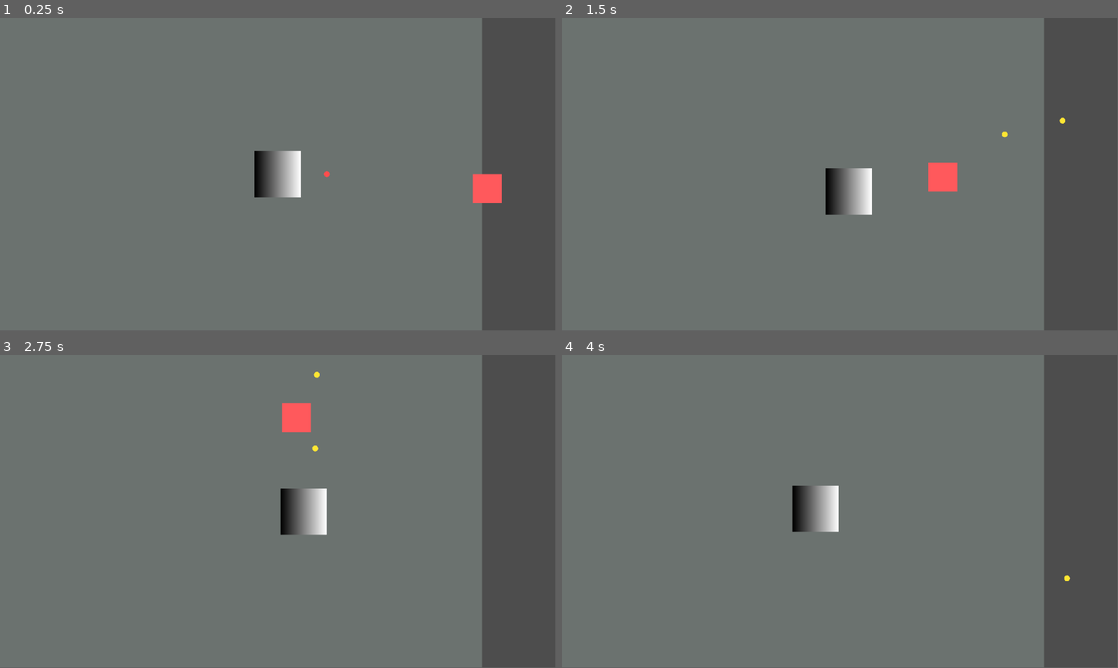
Above: before the commit, frames 1-4 (two rows, left to right).
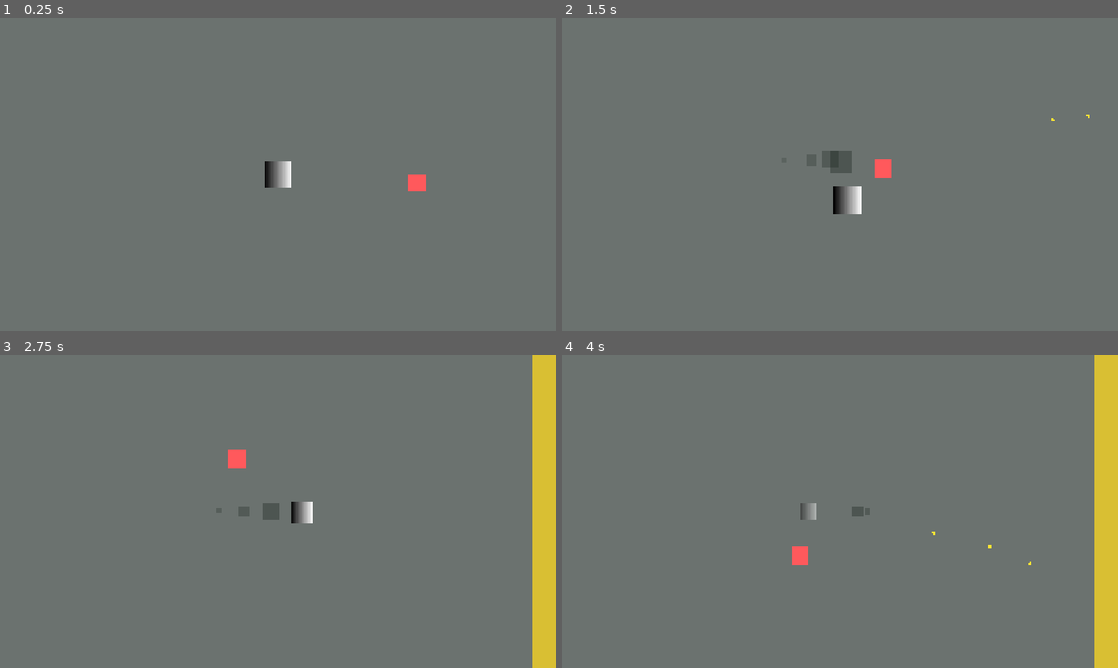
Above: after the commit, the same moments.

Repository: Kutsarskiy/oops-another-tramp
Game: Godot game, scene res://scenes/game.tscn
Two runs of this game, one before a commit and one after it. Both use one fixed random seed, a clock stepped at 60 frames per second and the inputs below.
Inputs (mouse positions are in pixels of both pictures, inside the frame that each line leads up to):
- Up to frame 1 (0.25 s): no input
- Up to frame 2 (1.5 s): move the mouse to (962, 158) at 0.52 s; press the mouse at (962, 158) at 0.53 s; hold Right (ui_right) 0.53-1.28 s; right-click (962, 158) at 0.8 s; move the mouse to (728, 190) at 1.27 s; release the mouse at (728, 190) at 1.28 s; hold Down (ui_down) from 1.28 s (still down); right-click (728, 190) at 1.35 s
- Up to frame 3 (2.75 s): click (166, 527) at 1.55 s; move the mouse to (333, 442) at 2.02 s; release Down (ui_down) at 2.03 s; press the mouse at (333, 442) at 2.03 s; hold Right (ui_right) from 2.03 s (still down); right-click (333, 442) at 2.3 s
- Up to frame 4 (4 s): move the mouse to (812, 574) at 2.77 s; release Right (ui_right) at 2.78 s; release the mouse at (812, 574) at 2.78 s; hold Up (ui_up) 2.78-3.53 s; right-click (812, 574) at 2.85 s; click (812, 574) at 3.05 s; move the mouse to (1006, 558) at 3.52 s; press the mouse at (1006, 558) at 3.53 s; hold Left (ui_left) from 3.53 s (still down); right-click (1006, 558) at 3.8 s
In our replay, the window is 799x449 before the commit and 800x450 after it. These sizes can differ from the game's own. Grey fills any space a smaller window leaves; there, only what the larger window draws over its background counts as a difference.

The runs differ from the first frame. In frame 1, 14% of the frame differs, in the area x 45-100%, y 0-100%; in frame 2, 15%; in frame 3, 15%, in the area x 41-100%, y 0-100%; in frame 4, 15%.

Commit message:
Добавил рывок и изменил механику здоровья

Diff:
--- a/project.godot
+++ b/project.godot
@@ -8,12 +8,23 @@
 
 config_version=5
 
+[animation]
+
+compatibility/default_parent_skeleton_in_mesh_instance_3d=true
+
 [application]
 
 config/name="Oops, Another Trump"
 run/main_scene="uid://r5mom464fe8l"
-config/features=PackedStringArray("4.5", "GL Compatibility")
+config/features=PackedStringArray("4.6", "GL Compatibility")
 config/icon="res://icon.svg"
+
+[display]
+
+window/size/viewport_width=1920
+window/size/viewport_height=1080
+window/size/mode=3
+window/stretch/mode="canvas_items"
 
 [input]
 
@@ -54,6 +65,16 @@
 "events": [Object(InputEventMouseButton,"resource_local_to_scene":false,"resource_name":"","device":-1,"window_id":0,"a …(258 unchanged characters)…
 ]
 }
+debug_lose_form={
+"deadzone": 0.2,
+"events": [Object(InputEventKey,"resource_local_to_scene":false,"resource_name":"","device":-1,"window_id":0,"alt_pressed":false,"shift_pressed":false,"ctrl_pressed":false,"meta_pressed":false,"pressed":false,"keycode":0,"physical_keycode":72,"key_label":0,"unicode":104,"location":0,"echo":false,"script":null)
+]
+}
+dash={
+"deadzone": 0.2,
+"events": [Object(InputEventMouseButton,"resource_local_to_scene":false,"resource_name":"","device":-1,"window_id":0,"alt_pressed":false,"shift_pressed":false,"ctrl_pressed":false,"meta_pressed":false,"button_mask":2,"position":Vector2(281, 8),"global_position":Vector2(290, 56),"factor":1.0,"button_index":2,"canceled":false,"pressed":true,"double_click":false,"script":null)
+]
+}
 
 [rendering]
 
--- a/scenes/game.tscn
+++ b/scenes/game.tscn
@@ -12,53 +12,58 @@
 [sub_resource type="RectangleShape2D" id="RectangleShape2D_yqjtg"]
 size = Vector2(64, 64)
 
-[node name="Game" type="Node2D"]
+[node name="Game" type="Node2D" unique_id=348633524]
 
-[node name="Player" type="CharacterBody2D" parent="." groups=["player"]]
+[node name="Player" type="CharacterBody2D" parent="." unique_id=1068410430 groups=["player"]]
 collision_layer = 2
 script = ExtResource("1_uwrxv")
 
-[node name="Sprite2D" type="Sprite2D" parent="Player"]
+[node name="Sprite2D" type="Sprite2D" parent="Player" unique_id=460823269]
 texture = SubResource("GradientTexture2D_uwrxv")
 
-[node name="CollisionShape2D" type="CollisionShape2D" parent="Player"]
+[node name="CollisionShape2D" type="CollisionShape2D" parent="Player" unique_id=90433180]
 shape = SubResource("RectangleShape2D_yqjtg")
 
-[node name="Camera2D" type="Camera2D" parent="Player"]
+[node name="Camera2D" type="Camera2D" parent="Player" unique_id=1840671782]
 zoom = Vector2(1.5, 1.5)
 position_smoothing_enabled = true
 rotation_smoothing_enabled = true
 
-[node name="Muzzle" type="Marker2D" parent="Player"]
+[node name="Muzzle" type="Marker2D" parent="Player" unique_id=1660981308]
 position = Vector2(16, 0)
 
-[node name="Walls" type="Node2D" parent="."]
+[node name="Walls" type="Node2D" parent="." unique_id=1646541533]
 
-[node name="WallTop" parent="Walls" instance=ExtResource("2_yqjtg")]
+[node name="WallTop" parent="Walls" unique_id=2110850654 instance=ExtResource("2_yqjtg")]
 position = Vector2(0, -1040)
 wall_size = Vector2(2160, 80)
 
-[node name="WallBottom" parent="Walls" instance=ExtResource("2_yqjtg")]
+[node name="WallBottom" parent="Walls" unique_id=1124425469 instance=ExtResource("2_yqjtg")]
 position = Vector2(0, 1040)
 wall_size = Vector2(2160, 80)
 
-[node name="WallLeft" parent="Walls" instance=ExtResource("2_yqjtg")]
+[node name="WallLeft" parent="Walls" unique_id=983406441 instance=ExtResource("2_yqjtg")]
 position = Vector2(-1040, 0)
 wall_size = Vector2(80, 2160)
 
-[node name="WallRight" parent="Walls" instance=ExtResource("2_yqjtg")]
+[node name="WallRight" parent="Walls" unique_id=1240511328 instance=ExtResource("2_yqjtg")]
 position = Vector2(1040, 0)
 wall_size = Vector2(80, 2160)
 
-[node name="Background" type="CanvasLayer" parent="."]
+[node name="Background" type="CanvasLayer" parent="." unique_id=514097501]
 layer = -10
 
-[node name="ColorRect" type="ColorRect" parent="Background"]
-offset_left = -1000.0
-offset_top = -1000.0
-offset_right = 1000.0
-offset_bottom = 1000.0
+[node name="ColorRect" type="ColorRect" parent="Background" unique_id=1684155622]
+anchors_preset = 15
+anchor_right = 1.0
+anchor_bottom = 1.0
+offset_left = -2000.0
+offset_top = -2000.0
+offset_right = 80.0
+offset_bottom = 920.0
+grow_horizontal = 2
+grow_vertical = 2
 color = Color(0.42133397, 0.44611454, 0.43636146, 1)
 
-[node name="Minion" parent="." instance=ExtResource("3_lnu2h")]
+[node name="Minion" parent="." unique_id=1783753798 instance=ExtResource("3_lnu2h")]
 position = Vector2(300, 0)
--- a/scenes/minion.gd
+++ b/scenes/minion.gd
@@ -1,8 +1,9 @@
 extends CharacterBody2D
 
-@export var move_speed: float = 120.0
-@export var fire_rate: float = 1.0        # выстрелов в секунду
-@export var keep_distance: float = 260.0  # держим дистанцию
+@export var move_speed: float = 90.0
+@export var fire_rate: float = 0.5          # 0.5 = один выстрел в две секунды
+@export var start_shoot_delay: float = 1.5  # задержка перед первым выстрелом
+@export var keep_distance: float = 420.0    # дистанция, на которой миньон останавливается
 @export var max_hp: int = 3
 
 @onready var muzzle: Marker2D = $Muzzle
@@ -16,6 +17,7 @@
 	hp = max_hp
 	add_to_group("enemy")
 	_player = get_tree().get_first_node_in_group("player") as Node2D
+	_shoot_cd = start_shoot_delay
 
 func _physics_process(delta: float) -> void:
 	if not is_instance_valid(_player):
--- a/scenes/player.gd
+++ b/scenes/player.gd
@@ -1,50 +1,361 @@
 extends CharacterBody2D
 
+# --- Базовые параметры ---
 @export var move_speed: float = 200.0
 @export var fire_rate: float = 10.0 # выстрелов в секунду
 
+# --- Трамп-формы ---
+# scale — размер активного Трампа
+# speed — скорость активного Трампа
+var trump_forms: Array[Dictionary] = [
+	{"scale": 1.0, "speed": 200.0},
+	{"scale": 0.8, "speed": 220.0},
+	{"scale": 0.6, "speed": 240.0},
+	{"scale": 0.4, "speed": 260.0},
+	{"scale": 0.2, "speed": 290.0}
+]
+
+var current_form_index: int = 0
+
+# --- Урон / неуязвимость ---
+@export var after_hit_invulnerability: float = 0.8
+
+var _invulnerability_left: float = 0.0
+var _blink_timer: float = 0.0
+var _is_game_over: bool = false
+
+# --- Рывок ---
+@export var dash_speed: float = 600.0
+@export var dash_duration: float = 0.2
+@export var dash_cooldown: float = 0.5
+@export var after_dash_shoot_lock: float = 0.5
+
+var _dash_time_left: float = 0.0
+var _dash_cooldown_left: float = 0.0
+var _dash_direction: Vector2 = Vector2.ZERO
+var _shoot_lock_left: float = 0.0
+
+# --- Хвост Трампов ---
+@export var ghost_spacing_frames: int = 8
+@export var ghost_follow_speed: float = 8.0
+@export var ghost_base_size: float = 64.0
+
+var _ghosts: Array[Polygon2D] = []
+var _position_history: Array[Vector2] = []
+
+# --- Стрельба ---
+@export var muzzle_distance: float = 36.0
+
+@onready var sprite: Sprite2D = $Sprite2D
+@onready var collision_shape: CollisionShape2D = $CollisionShape2D
 @onready var muzzle: Marker2D = $Muzzle
 
 var _shoot_cd: float = 0.0
-var BulletScene = preload("res://scenes/bullet.tscn")
+var BulletScene: PackedScene = preload("res://scenes/bullet.tscn")
+
+
+func _ready() -> void:
+	add_to_group("player")
+	z_index = 10
+
+	_apply_current_form()
+	_reset_tail_history()
+
+	# Важно: хвост создаём отложенно, когда сцена уже полностью собрана.
+	call_deferred("_create_trump_tail")
+
+	_debug_print_state("START")
+
 
 func _physics_process(delta: float) -> void:
-	# --- Movement (работает и на стрелках, и на WASD если ты добавил в Input Map) ---
-	var dir := Input.get_vector("ui_left", "ui_right", "ui_up", "ui_down")
-	velocity = dir * move_speed
+	if _is_game_over:
+		return
+
+	_handle_debug_input()
+	_update_invulnerability(delta)
+	_update_dash_timers(delta)
+
+	if InputMap.has_action("dash") and Input.is_action_just_pressed("dash"):
+		_try_start_dash()
+
+	# --- Movement / Dash ---
+	if _is_dashing():
+		velocity = _dash_direction * dash_speed
+	else:
+		var dir: Vector2 = Input.get_vector("ui_left", "ui_right", "ui_up", "ui_down")
+		velocity = dir * move_speed
+
 	move_and_slide()
 
+	# --- Хвост ---
+	_record_position()
+	_update_trump_tail(delta)
+
 	# --- Shooting ---
-	_shoot_cd = max(_shoot_cd - delta, 0.0)
-
-	if Input.is_action_pressed("shoot") and _shoot_cd <= 0.0:
+	_shoot_cd = maxf(_shoot_cd - delta, 0.0)
+
+	if not _is_dashing() and _shoot_lock_left <= 0.0 and Input.is_action_pressed("shoot") and _shoot_cd <= 0.0:
 		_shoot_cd = 1.0 / fire_rate
 		_shoot()
 
+
 func _shoot() -> void:
-	var b = BulletScene.instantiate()
-	b.setup_bullet(false) # пуля игрока (стены + враги)
-
-	b.global_position = muzzle.global_position
-
-	var v := get_global_mouse_position() - muzzle.global_position
-	if v.length_squared() < 0.0001:
-		v = Vector2.RIGHT
-
-	b.direction = v.normalized()
-
-	# добавляем пулю на уровень, а не внутрь Player
-	get_parent().add_child(b)
-
-@export var max_hp: int = 5
-var hp: int
-
-func _ready() -> void:
-	hp = max_hp
-	add_to_group("player")
-
-func take_damage(amount: int) -> void:
-	hp -= amount
-	print("Player HP:", hp)
-	if hp <= 0:
-		get_tree().reload_current_scene()
+	var shoot_vector: Vector2 = get_global_mouse_position() - global_position
+
+	if shoot_vector.length_squared() < 0.0001:
+		shoot_vector = Vector2.RIGHT
+
+	var shoot_direction: Vector2 = shoot_vector.normalized()
+	var current_scale: float = _get_current_scale()
+
+	var bullet = BulletScene.instantiate()
+	bullet.setup_bullet(false) # пуля игрока
+
+	bullet.global_position = global_position + shoot_direction * muzzle_distance * current_scale
+	bullet.direction = shoot_direction
+
+	get_parent().add_child(bullet)
+
+
+func take_damage(_amount: int) -> void:
+	if _is_game_over:
+		return
+
+	if _is_invulnerable():
+		return
+
+	# Важно: сначала блокируем следующий урон, потом меняем форму.
+	# Так несколько пуль в один момент не смогут снять сразу несколько Трампов.
+	_set_invulnerable(after_hit_invulnerability)
+	_lose_current_form()
+
+
+func _lose_current_form() -> void:
+	print("Trump form lost:", current_form_index + 1)
+
+	if current_form_index + 1 >= trump_forms.size():
+		_game_over()
+		return
+
+	var new_player_position: Vector2 = global_position
+
+	# Новая активная форма появляется на позиции первой копии из хвоста.
+	if _ghosts.size() > 0 and is_instance_valid(_ghosts[0]):
+		new_player_position = _ghosts[0].global_position
+
+	current_form_index += 1
+	global_position = new_player_position
+
+	_apply_current_form()
+	_rebuild_trump_tail()
+
+	_debug_print_state("FORM LOST")
+
+
+func _game_over() -> void:
+	_is_game_over = true
+	print("GAME OVER")
+
+	get_tree().reload_current_scene()
+
+
+func _apply_current_form() -> void:
+	var form: Dictionary = trump_forms[current_form_index]
+
+	var form_scale: float = float(form["scale"])
+	var form_speed: float = float(form["speed"])
+
+	move_speed = form_speed
+
+	sprite.scale = Vector2.ONE * form_scale
+	collision_shape.scale = Vector2.ONE * form_scale
+
+	muzzle.position = Vector2(muzzle_distance * form_scale, 0.0)
+
+	var c: Color = sprite.modulate
+	c.a = 1.0
+	sprite.modulate = c
+
+
+func _get_current_scale() -> float:
+	return float(trump_forms[current_form_index]["scale"])
+
+
+func _is_invulnerable() -> bool:
+	return _invulnerability_left > 0.0
+
+
+func _set_invulnerable(duration: float) -> void:
+	_invulnerability_left = maxf(_invulnerability_left, duration)
+	_blink_timer = 0.0
+
+
+func _update_invulnerability(delta: float) -> void:
+	if _invulnerability_left <= 0.0:
+		var normal_color: Color = sprite.modulate
+		normal_color.a = 1.0
+		sprite.modulate = normal_color
+		return
+
+	_invulnerability_left = maxf(_invulnerability_left - delta, 0.0)
+	_blink_timer += delta
+
+	var c: Color = sprite.modulate
+
+	if int(_blink_timer * 16.0) % 2 == 0:
+		c.a = 0.45
+	else:
+		c.a = 1.0
+
+	sprite.modulate = c
+
+
+func _update_dash_timers(delta: float) -> void:
+	if _dash_time_left > 0.0:
+		_dash_time_left = maxf(_dash_time_left - delta, 0.0)
+
+	if _dash_cooldown_left > 0.0:
+		_dash_cooldown_left = maxf(_dash_cooldown_left - delta, 0.0)
+
+	if _shoot_lock_left > 0.0:
+		_shoot_lock_left = maxf(_shoot_lock_left - delta, 0.0)
+
+
+func _try_start_dash() -> void:
+	if _is_dashing():
+		return
+
+	if _dash_cooldown_left > 0.0:
+		return
+
+	var movement_direction: Vector2 = Input.get_vector("ui_left", "ui_right", "ui_up", "ui_down")
+
+	# Если игрок не двигается, рывок не выполняется.
+	if movement_direction.length_squared() < 0.0001:
+		return
+
+	_dash_direction = movement_direction.normalized()
+	_dash_time_left = dash_duration
+	_dash_cooldown_left = dash_cooldown
+
+	# Блокируем стрельбу на время рывка и ещё немного после него.
+	_shoot_lock_left = dash_duration + after_dash_shoot_lock
+
+	# Во время рывка Трамп неуязвим.
+	_set_invulnerable(dash_duration)
+
+	print("DASH")
+
+
+func _is_dashing() -> bool:
+	return _dash_time_left > 0.0
+
+
+func _rebuild_trump_tail() -> void:
+	_clear_trump_tail()
+	_reset_tail_history()
+	call_deferred("_create_trump_tail")
+
+
+func _create_trump_tail() -> void:
+	if get_parent() == null:
+		return
+
+	var half_size: float = ghost_base_size / 2.0
+	var ghost_order: int = 0
+
+	for form_index in range(current_form_index + 1, trump_forms.size()):
+		var ghost := Polygon2D.new()
+
+		ghost.name = "TrumpGhost_%s" % str(form_index)
+
+		ghost.polygon = PackedVector2Array([
+			Vector2(-half_size, -half_size),
+			Vector2(half_size, -half_size),
+			Vector2(half_size, half_size),
+			Vector2(-half_size, half_size)
+		])
+
+		var ghost_scale: float = float(trump_forms[form_index]["scale"])
+		ghost.scale = Vector2.ONE * ghost_scale
+		ghost.global_position = global_position
+
+		var alpha: float = 0.32 - float(ghost_order) * 0.05
+		ghost.color = Color(0.05, 0.10, 0.07, alpha)
+
+		ghost.z_index = 5
+
+		get_parent().add_child(ghost)
+		_ghosts.append(ghost)
+
+		ghost_order += 1
+
+	print("Trump tail created. Ghost count:", _ghosts.size())
+
+
+func _clear_trump_tail() -> void:
+	for ghost in _ghosts:
+		if is_instance_valid(ghost):
+			ghost.queue_free()
+
+	_ghosts.clear()
+
+
+func _reset_tail_history() -> void:
+	_position_history.clear()
+
+	var max_history_size: int = (trump_forms.size() + 1) * ghost_spacing_frames + 10
+
+	for i in range(max_history_size):
+		_position_history.append(global_position)
+
+
+func _record_position() -> void:
+	_position_history.push_front(global_position)
+
+	var max_history_size: int = (trump_forms.size() + 1) * ghost_spacing_frames + 10
+
+	while _position_history.size() > max_history_size:
+		_position_history.pop_back()
+
+
+func _update_trump_tail(delta: float) -> void:
+	if _position_history.is_empty():
+		return
+
+	var lerp_weight: float = clampf(ghost_follow_speed * delta, 0.0, 1.0)
+
+	for i in range(_ghosts.size()):
+		var ghost: Polygon2D = _ghosts[i]
+
+		if not is_instance_valid(ghost):
+			continue
+
+		var history_index: int = mini((i + 1) * ghost_spacing_frames, _position_history.size() - 1)
+		var target_position: Vector2 = _position_history[history_index]
+
+		ghost.global_position = ghost.global_position.lerp(target_position, lerp_weight)
+
+
+func _handle_debug_input() -> void:
+	if not OS.is_debug_build():
+		return
+
+	if not InputMap.has_action("debug_lose_form"):
+		return
+
+	if Input.is_action_just_pressed("debug_lose_form"):
+		print("DEBUG: forced form loss")
+		take_damage(999)
+
+
+func _debug_print_state(reason: String) -> void:
+	print("---", reason, "---")
+	print("Current form index:", current_form_index)
+	print("Current scale:", _get_current_scale())
+	print("Current speed:", move_speed)
+	print("Ghosts:", _ghosts.size())
+	print("Invulnerability:", _invulnerability_left)
+	print("Dash cooldown:", _dash_cooldown_left)
+	print("Dash time left:", _dash_time_left)
+	print("Shoot lock:", _shoot_lock_left)
Not shown: 1 places in scenes/game.tscn that only renumber resources
